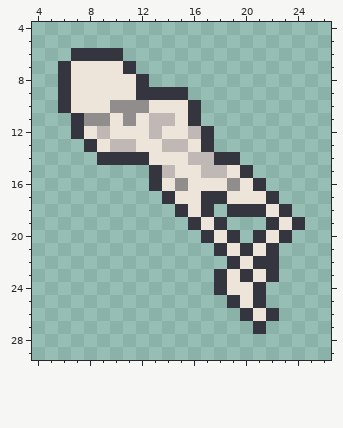
Two versions of one pixel-art sprite, Sprites/Skeleton/skeleton_up_2.png. Above is the file before it was changed.
The file is 32x32 pixels. Shown: x 4..26, y 4..29.
The result:
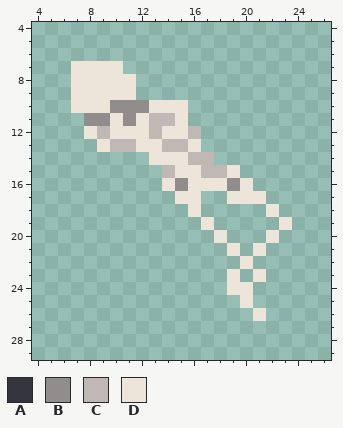
Palette (. is transparent): A #353540  B #918d8d  C #bfb8b4  D #ede4da
From old to new:
y 6: x 7..10 AAAA -> ....
y 7: x 6 A -> .; x 11 A -> .
y 8: x 6 A -> .; x 12 A -> .
y 9: x 6 A -> .; x 12..15 AAAA -> ....
y 10: x 6 A -> .; x 16 A -> .
y 11: x 7 A -> .; x 16 A -> .
y 12: x 7 A -> .; x 17 A -> .
y 13: x 8 A -> .; x 17 A -> .
y 14: x 9..12 AAAA -> ....; x 18..19 AA -> ..
y 15: x 13 A -> .; x 20 A -> .
y 16: x 13 A -> .; x 21 A -> .
y 17: x 14 A -> .; x 17..18 AA -> ..; x 22 A -> .
y 18: x 15 A -> .; x 17 A -> .; x 19..21 AAA -> ...; x 23 A -> .
y 19: x 16 A -> .; x 18 A -> .; x 22 A -> .; x 24 A -> .
y 20: x 17 A -> .; x 19 A -> .; x 21 A -> .; x 23 A -> .
y 21: x 18 A -> .; x 20 A -> .; x 22 A -> .
y 22: x 19 A -> .; x 21..22 AA -> ..
y 23: x 18 A -> .; x 20 A -> .; x 22 A -> .
y 24: x 18 A -> .; x 21 A -> .
y 25: x 19 A -> .; x 21 A -> .
y 26: x 20 A -> .; x 22 A -> .
y 27: x 21 A -> .
Boxes around the changes in both pictures, in picture pixels (x1, y1, x2, y2):
erased: (58, 48, 305, 334)
